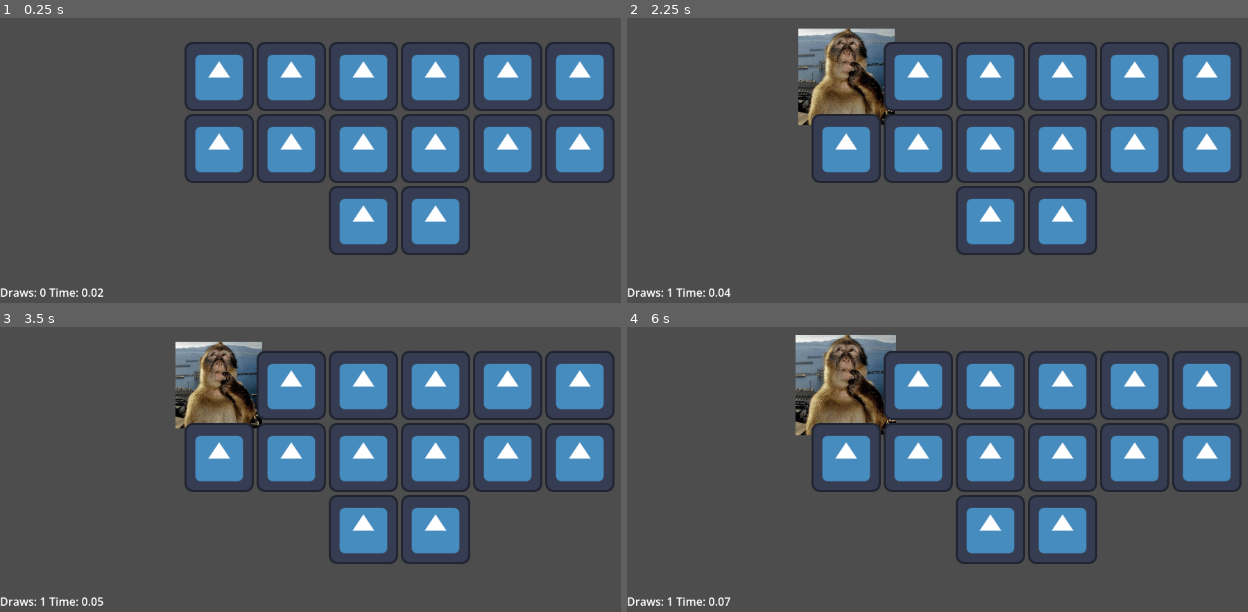
Above: before the commit, frames 1-4 (two rows, left to right).
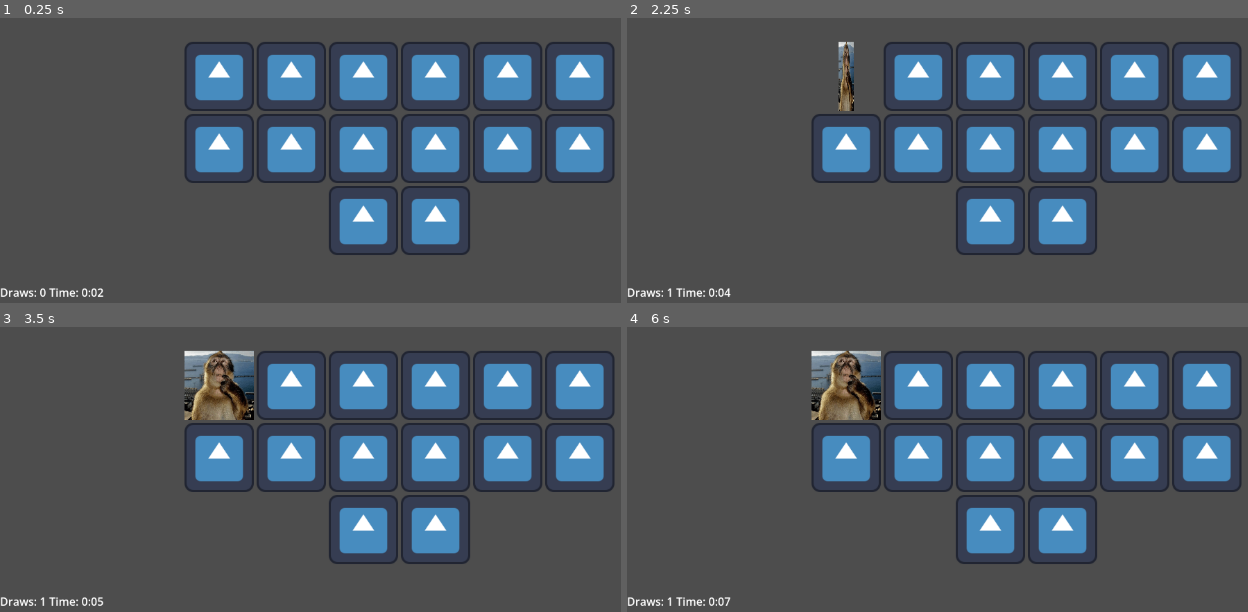
Above: after the commit, the same moments.

Repository: sander-lele/Memory
Game: Godot game, scene res://scenes/game_scenes/main.tscn
Same seed, same stepped clock (60 frames per second), same inputs: the game is played once before the commit and once after it. The project has no main scene, so this scene is started directly. The engine's default icon, where the game draws it, is replaced by a stand-in: a white triangle on a blue panel in a dark square.
Inputs (mouse positions are in pixels of both pictures, inside the frame that each line leads up to):
- Up to frame 1 (0.25 s): no input
- Up to frame 2 (2.25 s): click (844, 75) at 0.52 s; click (844, 75) at 1.27 s; click (844, 75) at 2.02 s
- Up to frame 3 (3.5 s): no input
- Up to frame 4 (6 s): no input

The runs differ from the first frame. In frame 1, less than 0.1% of the frame differs, in the area x 14-15%, y 95-97%; in frame 2, 4.0%, in the area x 14-44%, y 3-97%; in frame 3, 2.5%; in frame 4, 3.7%.

Commit message:
Memory 0.3

Diff:
--- a/scenes/game_parts/Card.tscn
+++ b/scenes/game_parts/Card.tscn
@@ -145,7 +145,7 @@
 &"flip": SubResource("Animation_33od1")
 }
 
-[node name="Card" type="Control" unique_id=345484297 node_paths=PackedStringArray("CardButton") groups=["card_button"]]
+[node name="Card" type="Control" unique_id=345484297 node_paths=PackedStringArray("CardButton", "AnimPlayer") groups=["card_button"]]
 custom_minimum_size = Vector2(100, 100)
 layout_mode = 3
 anchors_preset = 8
@@ -162,6 +162,7 @@
 script = ExtResource("1_33od1")
 CardButton = NodePath("Button")
 CardImage = ExtResource("2_mt4ig")
+AnimPlayer = NodePath("AnimationPlayer")
 
 [node name="AnimationPlayer" type="AnimationPlayer" parent="." unique_id=862044366]
 libraries/ = SubResource("AnimationLibrary_ykl7l")
@@ -190,5 +191,3 @@
 texture_normal = ExtResource("1_3hslh")
 ignore_texture_size = true
 stretch_mode = 0
-
-[connection signal="current_animation_changed" from="AnimationPlayer" to="." method="_on_animation_player_current_animation_changed"]
--- a/scenes/game_parts/card.gd
+++ b/scenes/game_parts/card.gd
@@ -2,6 +2,7 @@
 
 @export var CardButton : TextureButton
 @export var CardImage : Texture2D
+@export var AnimPlayer : AnimationPlayer
 
 var Correct : bool = false
 
@@ -14,8 +15,6 @@
 func hide_card():
 	$AnimationPlayer.play_backwards("flip")
 
-
-
-func _on_animation_player_current_animation_changed(_name: StringName) -> void:
-	if Correct == true:
-		$AnimationPlayer.play("correct")
+func correct():
+	Correct = true
+	$AnimationPlayer.queue("correct")
--- a/scenes/game_scenes/main.gd
+++ b/scenes/game_scenes/main.gd
@@ -18,30 +18,44 @@
 var GameTimeMinutes : int = 0
 
 func _ready() -> void:
+	#Shuffles the Image array. This is mostly for the smaller pair counts
+	#so that the images would be diffrent from game to game
 	CardImages.shuffle()
+	#for every pair count, creates 2 cards
 	for i in CardPairCount:
 		create_card(CardImages[i])
 		create_card(CardImages[i])
 	Cards.shuffle()
 	for i in Cards:
+		#adds the Card instances to the scene
 		$VBoxContainer/CardHolder.add_child(i)
 	#connects all the card buttons with card_pressed function
 	for Card : Control in get_tree().get_nodes_in_group("card_button"):
 		Card.CardButton.pressed.connect(card_pressed.bind(Card))
 
 func create_card(CardImage : Texture2D):
+	#Creates a card instance and appends it into the Cards array
 	var CardInst : Control = CardScene.instantiate()
 	CardInst.CardImage = CardImage
 	Cards.append(CardInst)
 
 func _process(delta: float) -> void:
+	#This mess of a function creates an array, where there are only correct cards
+	var AllCardsCorrect = get_tree().get_nodes_in_group("card_button").filter(func(Card): return Card.Correct)
+
+	if AllCardsCorrect.size() == get_tree().get_nodes_in_group("card_button").size():
+		CurrentState = GameState.Done
 	if CurrentState != GameState.Done:
 		GameTimeSeconds += delta
 		GameTimeMinutes = int(GameTimeSeconds / 60)
-		$VBoxContainer/InfoPanel/Time.text = "Time: %d.%02d" % [GameTimeMinutes,GameTimeSeconds - (GameTimeMinutes * 60)]
+		$VBoxContainer/InfoPanel/Time.text = "Time: %d:%02d" % [GameTimeMinutes,GameTimeSeconds - (GameTimeMinutes * 60)]
 		$VBoxContainer/InfoPanel/DrawCount.text = "Draws: "+str(DrawCount)
 	match(CurrentState):
 		GameState.Pick:
+			for Card in get_tree().get_nodes_in_group("card_button"):
+				if Card.Correct == false:
+					break
+
 			#This is the state, where the player can pick cards
 			#When 2 cards a picked, the game adds 1 to the draw count and progresses to the Check state
 			if SelectedCards.size() == 2:
@@ -59,8 +73,8 @@
 				CurrentState = GameState.Wrong
 		GameState.Correct:
 			#This state simply emptys the SelectedCards array and moves the game to the Pick state
-			SelectedCards[0].Correct = true
-			SelectedCards[1].Correct = true
+			SelectedCards[0].correct()
+			SelectedCards[1].correct()
 			SelectedCards = []
 			CurrentState = GameState.Pick
 		GameState.Wrong:
@@ -77,6 +91,8 @@
 				SelectedCards = []
 			$WrongCardTimer.stop()
 			CurrentState = GameState.Pick
+		GameState.Done:
+			pass
 
 func card_pressed(Card : Control):
 	#reveals the card and appends it to the SelectedCards array
--- /dev/null
+++ b/scenes/game_scenes/title.tscn
@@ -0,0 +1,17 @@
+[gd_scene format=3 uid="uid://dunvrdehfgjj1"]
+
+[node name="Title" type="Control" unique_id=86937665]
+layout_mode = 3
+anchors_preset = 15
+anchor_right = 1.0
+anchor_bottom = 1.0
+grow_horizontal = 2
+grow_vertical = 2
+
+[node name="VBoxContainer" type="VBoxContainer" parent="." unique_id=1977758680]
+layout_mode = 1
+anchors_preset = 15
+anchor_right = 1.0
+anchor_bottom = 1.0
+grow_horizontal = 2
+grow_vertical = 2
